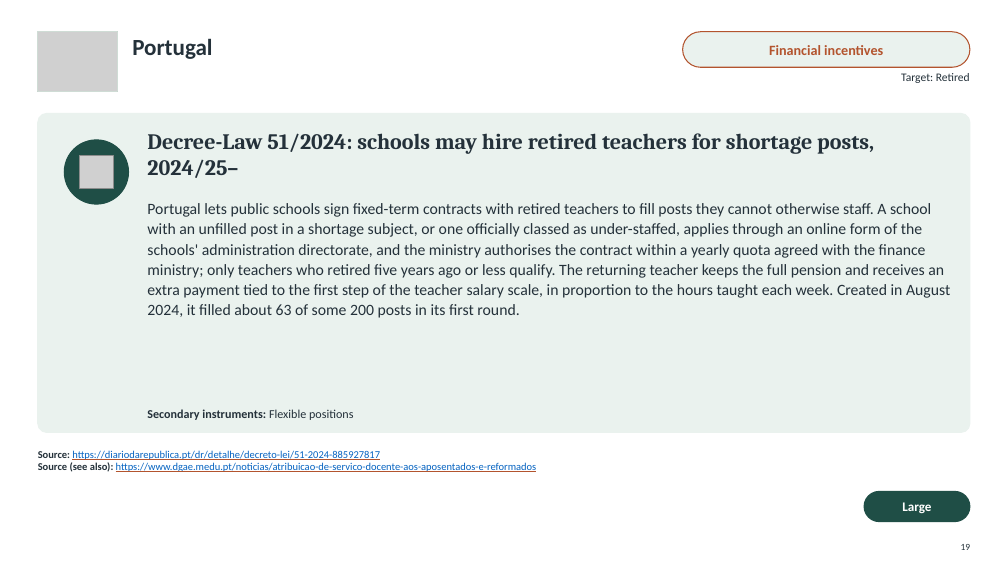
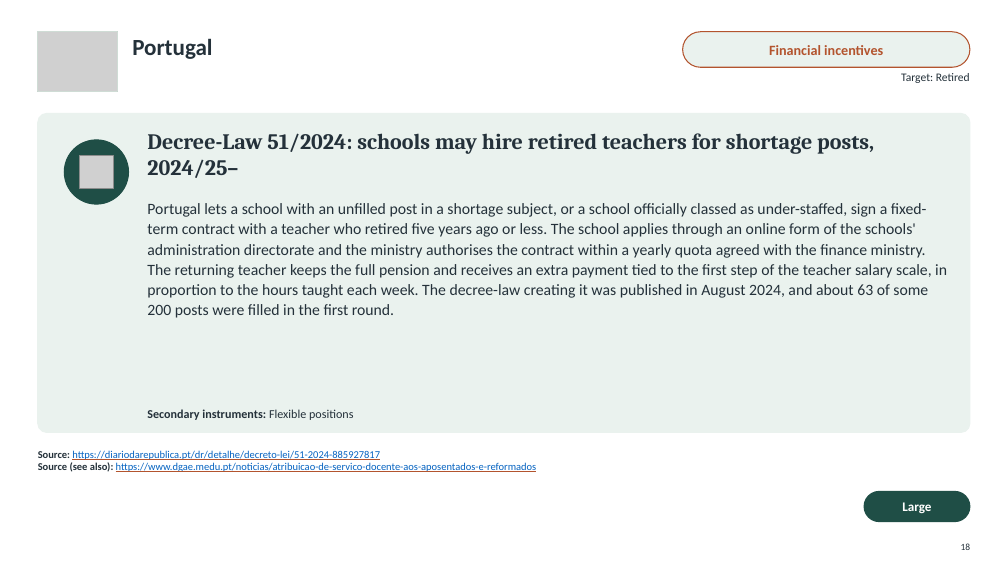
Before and after one commit to jedr1-ship-it/Alternative-Pathways----Quant, a slide deck: slide 18 of policies/Re-attracting_Former_Teachers.pptx (slide 19 before the commit). Drawn at 1008x567 pixels with LibreOffice and Linux fonts; fonts in the diff are those of the drawing; grey boxes stand for pictures. Boxes give left, top, right and bottom in pixels: in the first picture for what was removed or moved away, otherwise in the second. Text is boxed around its words. In the diff, an @@ line names an element or a change of style, - is before the commit and + after.

```diff
--- a/policies/Re-attracting_Former_Teachers.pptx
+++ b/policies/Re-attracting_Former_Teachers.pptx
@@ text at <box>147,203,947,318</box>: text changed @@
-Portugal lets public schools sign fixed-term contracts with retired teachers to fill posts they cannot otherwise staff. A school with an unfilled post in a shortage subject, or one officially classed as under-staffed, applies through an online form of the schools' administration directorate, and the ministry authorises the contract within a yearly quota agreed with the finance ministry; only teachers who retired five years ago or less qualify. The returning teacher keeps the full pension and receives an extra payment tied to the first step of the teacher salary scale, in proportion to the hours taught each week. Created in August 2024, it filled about 63 of some 200 posts in its first round.
+Portugal lets a school with an unfilled post in a shortage subject, or a school officially classed as under-staffed, sign a fixed-term contract with a teacher who retired five years ago or less. The school applies through an online form of the schools' administration directorate and the ministry authorises the contract within a yearly quota agreed with the finance ministry. The returning teacher keeps the full pension and receives an extra payment tied to the first step of the teacher salary scale, in proportion to the hours taught each week. The decree-law creating it was published in August 2024, and about 63 of some 200 posts were filled in the first round.
```
Also in this commit, not shown: 34 other slides changed, 1 slide removed, 4 other files.
